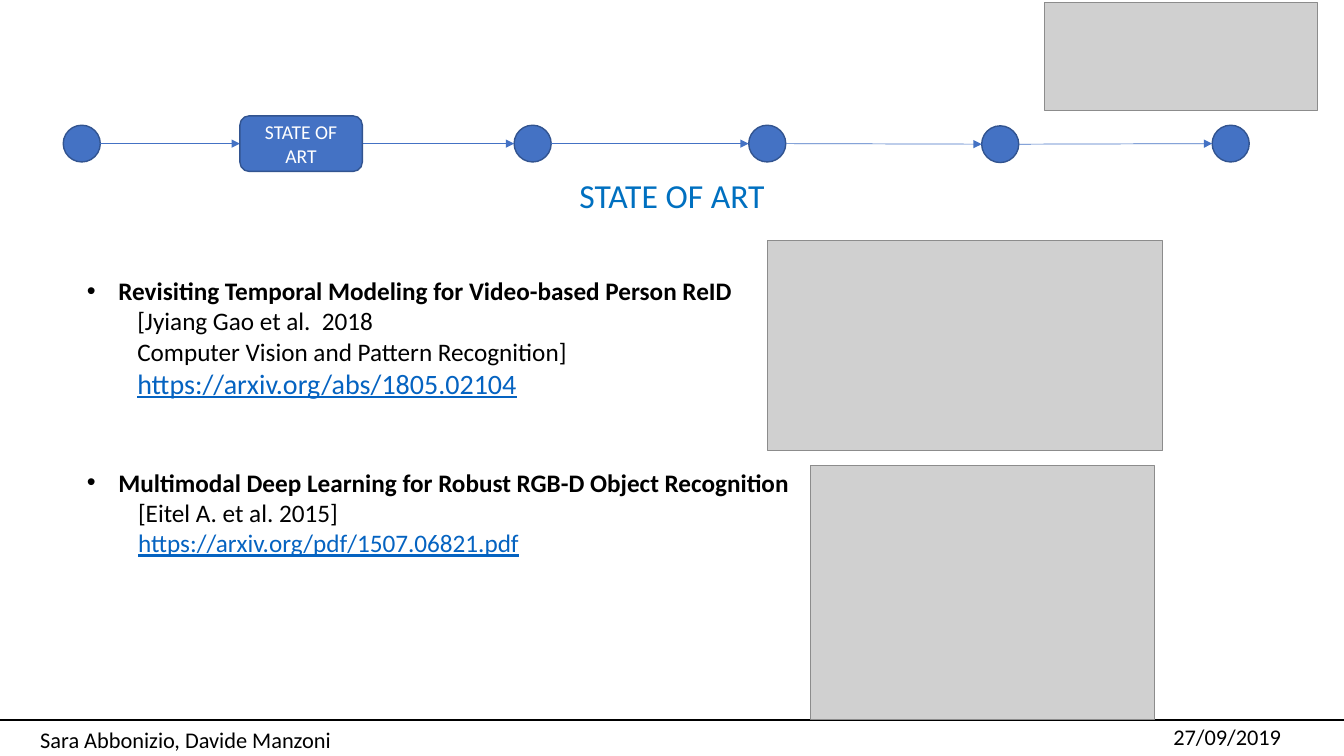
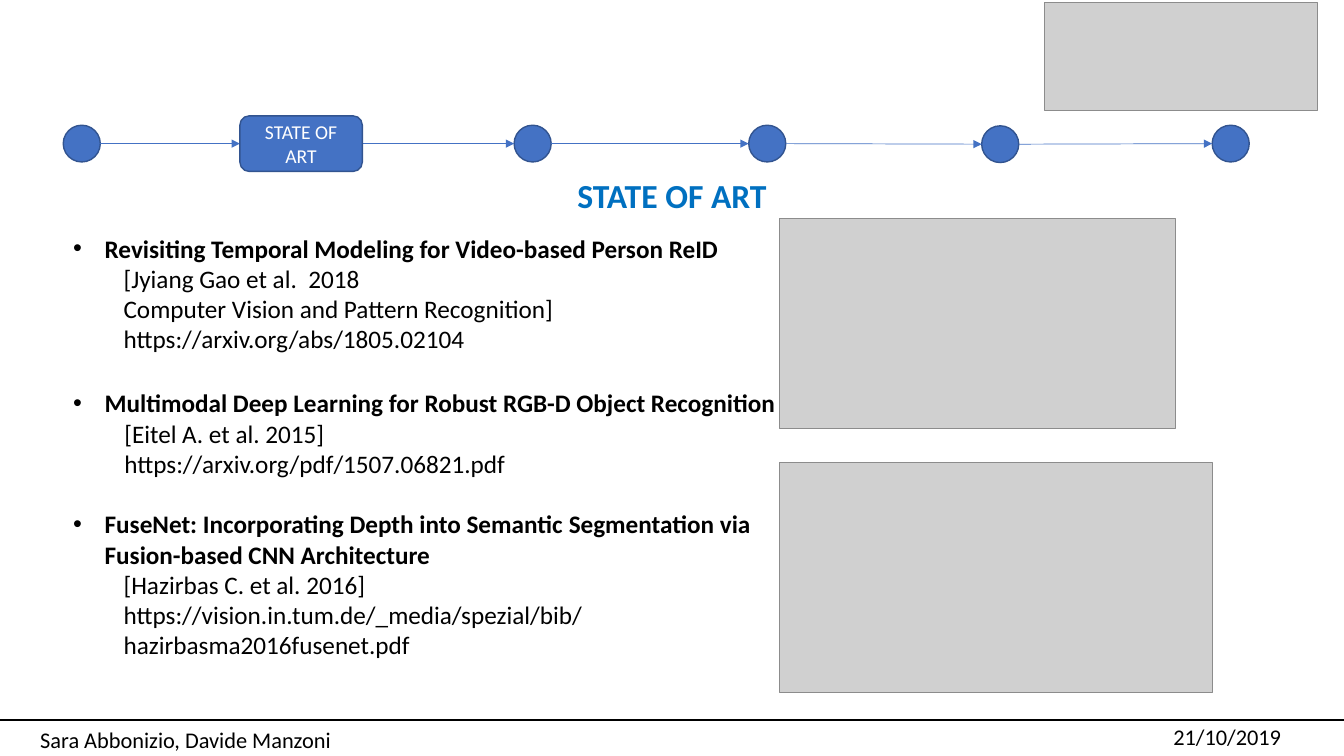
Before and after one commit to univpmCV2019/ReIdentification, a slide deck: slide 4 of Presentazione.pptx. Drawn at 1344x756 pixels with LibreOffice and Linux fonts; fonts in the diff are those of the drawing; grey boxes stand for pictures. Boxes give left, top, right and bottom in pixels: in the first picture for what was removed or moved away, otherwise in the second. Text is boxed around its words. In the diff, an @@ line names an element or a change of style, - is before the commit and + after.

Commit message:
Re-Identification ComputerVision 2019

```diff
--- a/Presentazione.pptx
+++ b/Presentazione.pptx
@@ text "STATE OF ART" at (577,186,767,209): bold on @@
@@ text "Revisiting Temporal Modeling for Video-based ...": place and size @@
-text "Revisiting Temporal Modeling for Video-based ..." at (118,282,789,557)
+text "Revisiting Temporal Modeling for Video-based ..." at (105,240,775,658)
@@ picture: place and size @@
-picture at (767,241,1164,451)
+picture at (779,219,1176,429)
@@ text at (124,330,504,478): size 20 to 18 pt in "https://arxiv.org/abs/1805.02104"; text colour #0563C1 to #000000, underline off in "https://arxiv.org/abs/1805.02104", "https://arxiv.org/pdf/1507.06821.pdf" @@
@@ picture: place and size @@
-picture at (811,466,1154,720)
+picture at (779,463,1213,693)
@@ text at (105,515,751,658): paragraphs added @@
+• FuseNet: Incorporating Depth into Semantic Segmentation via Fusion-based CNN Architecture
+  [Hazirbas C. et al. 2016]
+  https://vision.in.tum.de/_media/spezial/bib/hazirbasma2016fusenet.pdf
@@ text at (1173,729,1281,746): text changed @@
-27/09/2019
+21/10/2019
```
Also in this commit, not shown: 14 other slides changed, 1 slide added, 1 other file.
